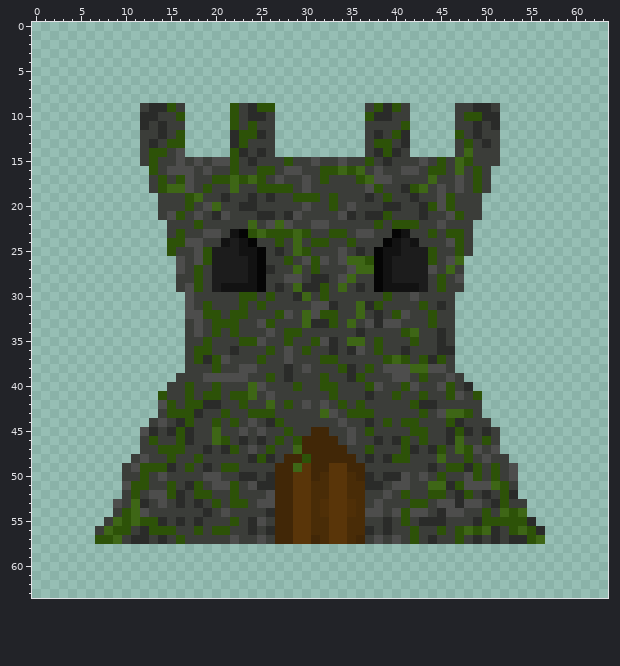
A pixel-art sprite gets an edit: Assets/Resources/Cities/city.png. The picture above was drawn from the file before the commit.
The file is 64x64 pixels. Colours within 5 levels of each other are drawn and written as one.
The same view after the edit:
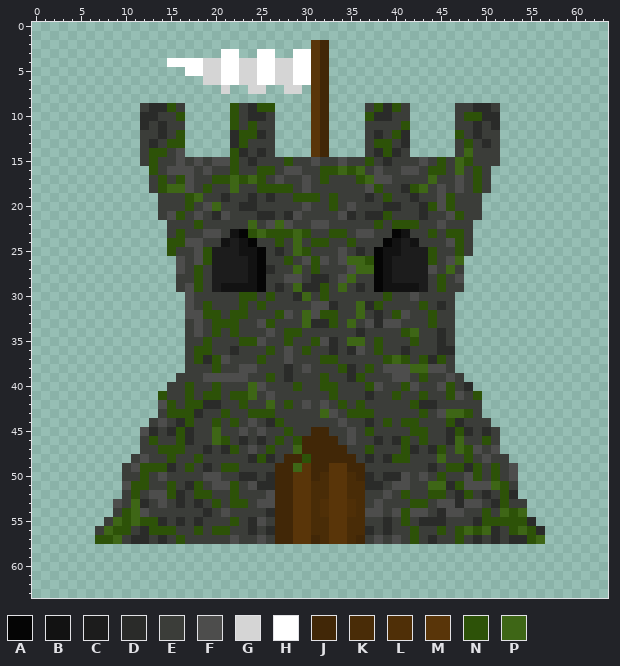
Palette (. is transparent): A #050505  B #121212  C #1c1c1c  D #2a2b29  E #3b3d39  F #4d4d4c  G #d5d5d5  H #ffffff  J #412707  K #492c07  L #4f2f07  M #593509  N #2d5208  P #3e6616
Diff:
The edit adds colour G in rows 4 to 6 at x 19 to 20, 23 to 24 and 27 to 28; in row 7 at x 21, 24 to 25 and 28 to 29.
The edit adds colour H in row 3 at x 21 to 22, 25 to 26 and 29 to 30; in row 4 at x 15 to 18, 21 to 22, 25 to 26 and 29 to 30; in row 5 at x 17 to 18, 21 to 22, 25 to 26 and 29 to 30; in row 6 at x 21 to 22, 25 to 26 and 29 to 30.
The edit adds colour J in rows 2 to 14 at x 32.
The edit adds colour M in rows 2 to 14 at x 31.
Boxes around the changes in both pictures, in picture pixels (x1, y1, x2, y2):
added: (167, 40, 329, 157)
